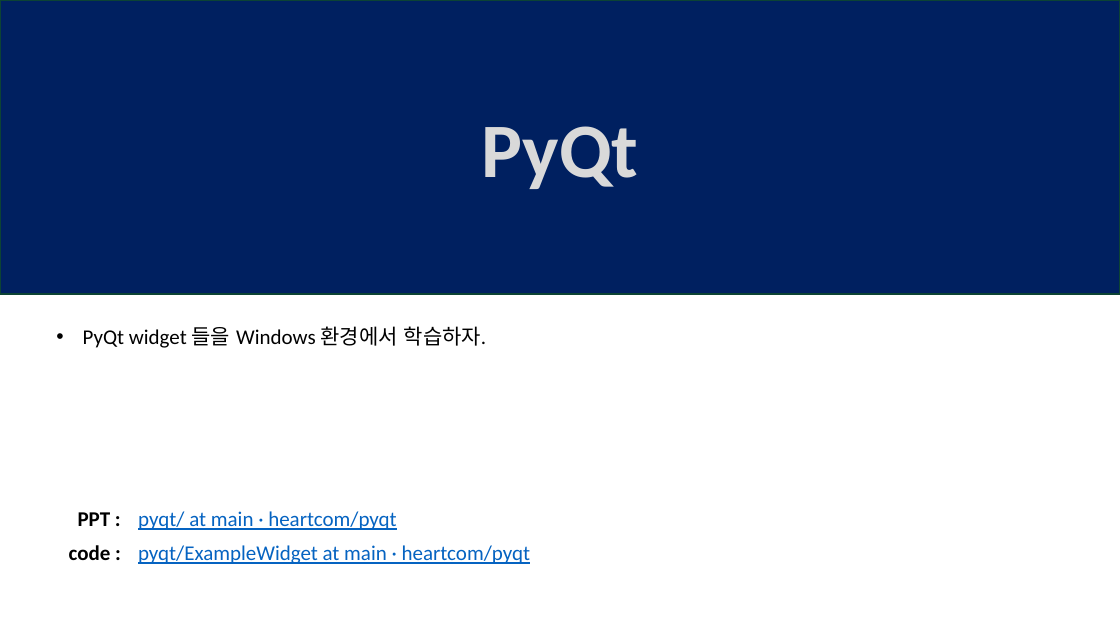
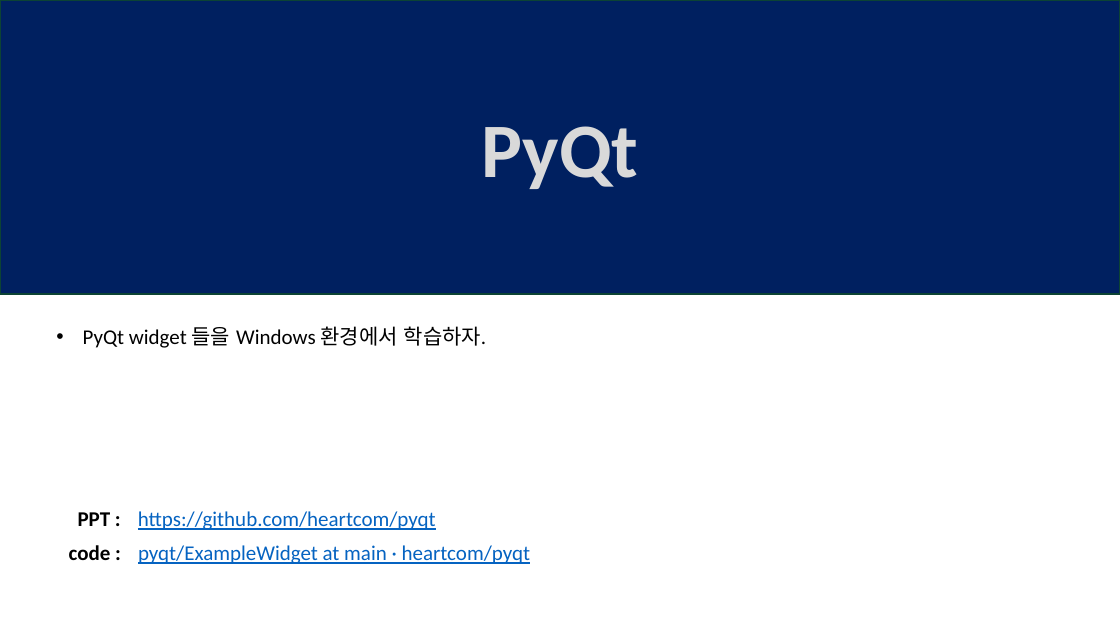
Before and after one commit to heartcom/pyqt, a slide deck: slide 1 of 01_PyQt_설치및위젯설명_2025.pptx. Drawn at 1120x630 pixels with LibreOffice and Linux fonts; fonts in the diff are those of the drawing. Boxes give left, top, right and bottom in pixels: in the first picture for what was removed or moved away, otherwise in the second. Text is boxed around its words. In the diff, an @@ line names an element or a change of style, - is before the commit and + after.

```diff
--- a/01_PyQt_설치및위젯설명_2025.pptx
+++ b/01_PyQt_설치및위젯설명_2025.pptx
@@ text at [138, 511, 436, 530]: text changed @@
-pyqt/ at main · heartcom/pyqt
+https://github.com/heartcom/pyqt
```
Also in this commit, not shown: 1 other file.
